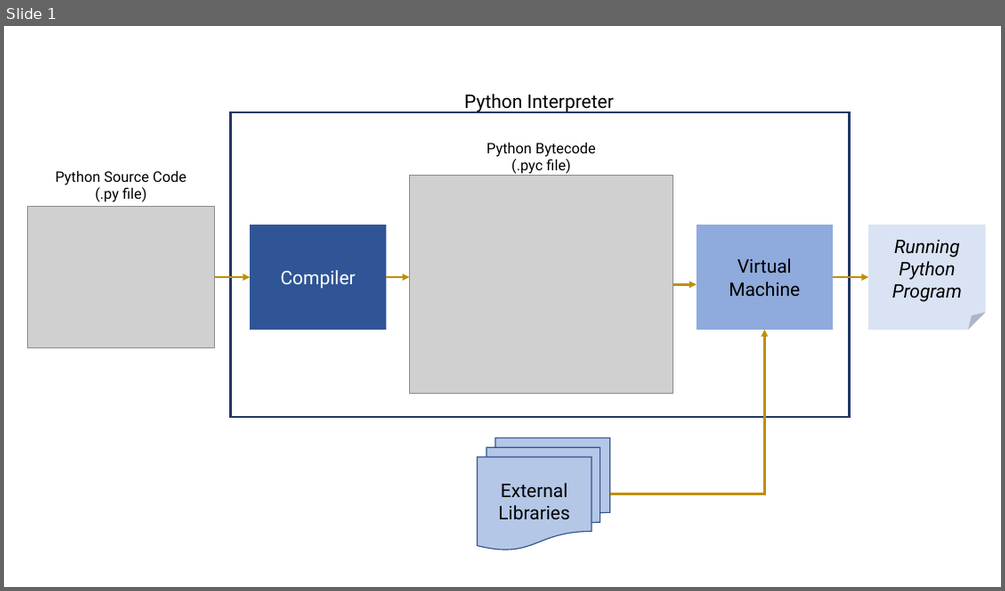
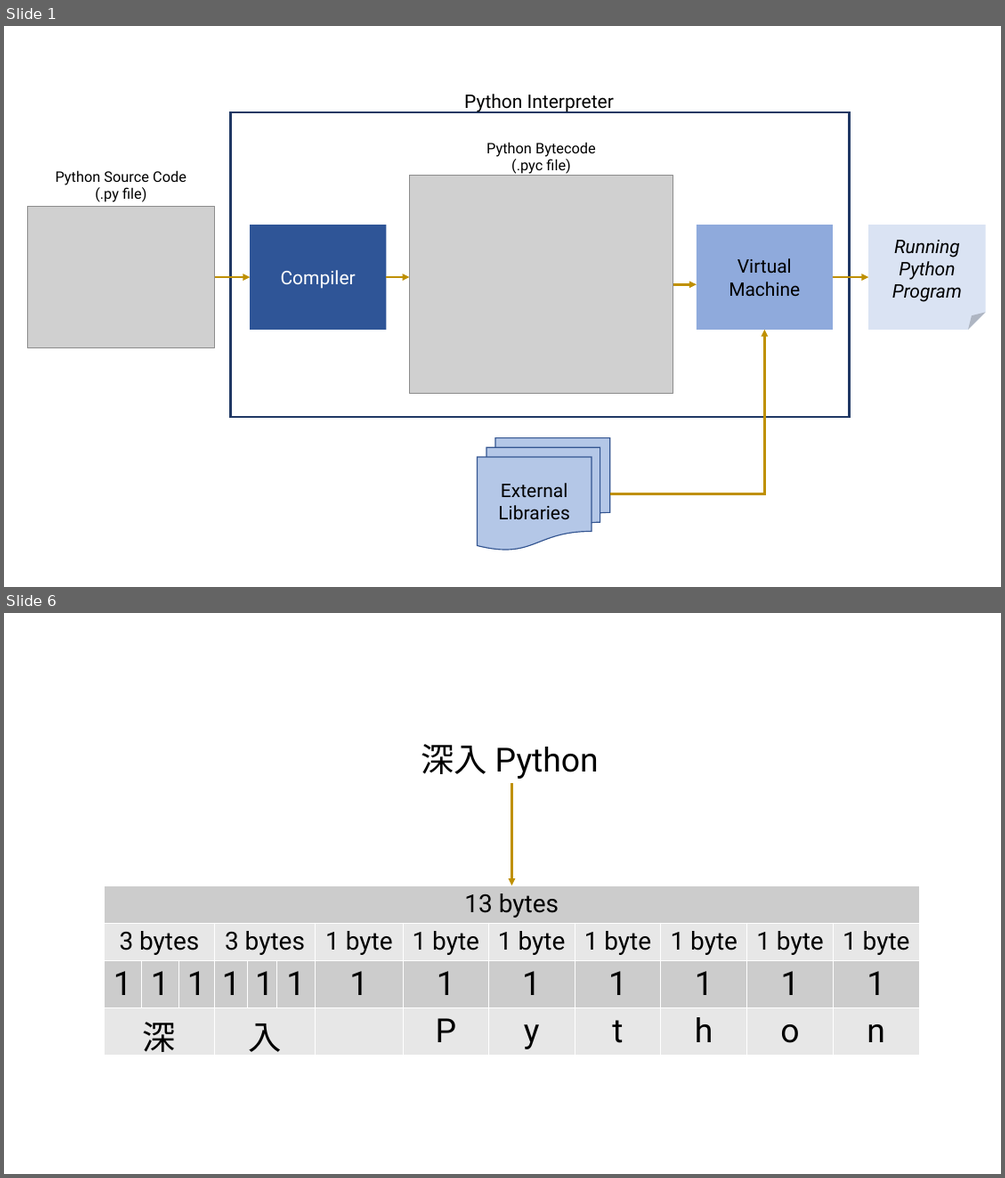
Before and after one commit to smevirtual/python_fundamentals_workshop, a slide deck: day1/Images for Jupyter Notebook - Day 1.pptx. Shown one above the other, each under a label of ours: slide 1 before the commit, slides 1 and 6 after it; the slides between them are not shown. The pictures are 1005x591 and 1005x1178 pixels, drawn with LibreOffice and Linux fonts; fonts in the diff are those of the drawing; grey boxes stand for pictures. Boxes give left, top, right and bottom in pixels: in the first picture for what was removed or moved away, otherwise in the second. Text is boxed around its words. In the diff, an @@ line names an element or a change of style, - is before the commit and + after.

```diff
--- a/day1/Images for Jupyter Notebook - Day 1.pptx
+++ b/day1/Images for Jupyter Notebook - Day 1.pptx
@@ slide 6 added at (x1=4, y1=613, x2=1001, y2=1174), background #FFFFFF @@
@@ text added at (x1=421, y1=744, x2=599, y2=779), 32 pt, text #000000 @@
+深入 Python
@@ arrow added from (512, 783) to (512, 885), #BF9000 2.25 pt @@
@@ table added at (x1=105, y1=885, x2=919, y2=1055), 4 rows, 13 columns @@
+13 bytes |  |  |  |  |  |  |  |  |  |  |  | 
+3 bytes |  |  | 3 bytes |  |  | 1 byte | 1 byte | 1 byte | 1 byte | 1 byte | 1 byte | 1 byte
+1 | 1 | 1 | 1 | 1 | 1 | 1 | 1 | 1 | 1 | 1 | 1 | 1
+深 |  |  | 入 |  |  |  | P | y | t | h | o | n
```
Also in this commit, not shown: 14 other slides added, 29 other files.
